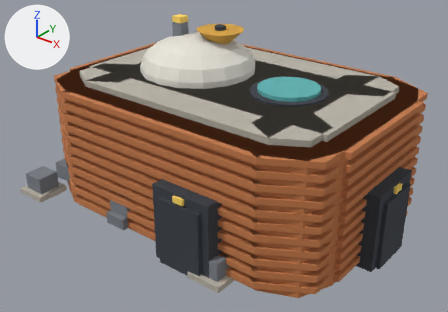
A saved change to the Blender file game/assets/blender/era4.blend.
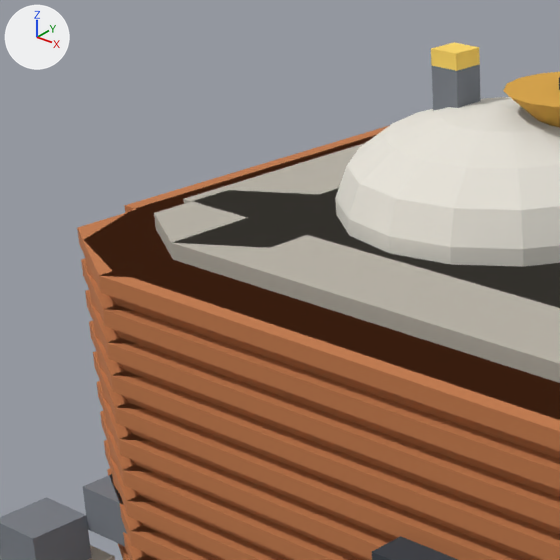
Old and new are each drawn whole from a camera (50 mm lens) standing at (5.88, -3.52, 3.59) and looking at (2.03, 1.29, 0.61) and again close up on the part from 6% to 48% of the width and 0% to 60% of the height. The axes (+X, +Y, +Z) are drawn at upper left. The lights are the same throughout. The last two pictures show the newer version.
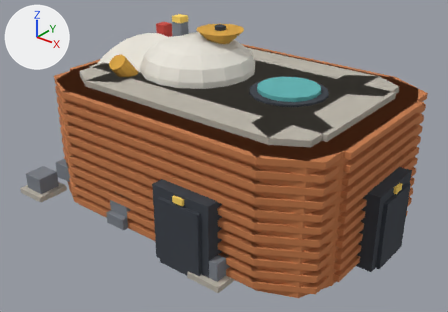
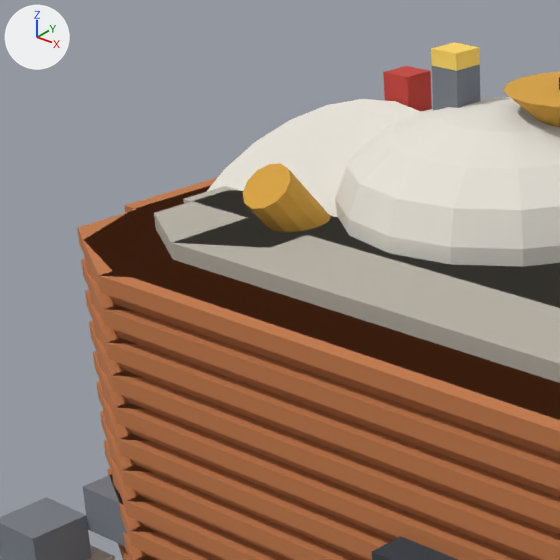
The edits, one by one:
Material 'MARS_PALETTE_ACCENT_RED' (mat_mars_palette_accent_red) is new.
Its base color is (0.578, 0.0612, 0.0467) (red #c8463d).
Its roughness is 1.0.
Mesh me_cube_089 is new.
It is a box spanning x -0.5..0.5, y -0.5..0.5, z -0.5..0.5.
It uses material mat_mars_palette_accent_red (red #c8463d).
Mesh me_cylinder_063 is new.
It is a 12-sided cylinder along z spanning x -0.1..0.1, y -0.1..0.1, z -0.16..0.16.
It uses material mat_mars_palette_foil_gold (orange #d9a441).
Mesh me_cylinder_062 is new.
It is a 24-sided cylinder along z spanning x -0.62..0.62, y -0.62..0.62, z -0.1..0.1.
It uses material mat_mars_palette_hull_white (white #e8e4da).
Object 'Cube.089' (ob_cube_089) is new; it shows me_cube_089.
Its location is (1.0, 1.5, 1.781).
Its scale is (0.125, 0.125, 0.188).
Object 'Cylinder.063' (ob_cylinder_063) is new; it shows me_cylinder_063.
Its location is (1.0, 0.866, 1.484).
Its rotation in degrees is (40, 0, 0).
Object 'Cylinder.062' (ob_cylinder_062) is new; it shows me_cylinder_062.
Its location is (1.0, 1.02, 1.3).
Its rotation in degrees is (40, 0, 0).

Changed parts and their boxes (x1, y1, x2, y2) in the close-ups (560 x 560 px):
'Cylinder.062', added: after (207, 99, 424, 217)
'Cylinder.063', added (orange): after (243, 164, 331, 232)
'Cube.089', added (red): after (383, 66, 432, 111)
'Cube.059', unchanged, covered by the edit: before (124, 125, 390, 213); after (124, 177, 218, 213)
